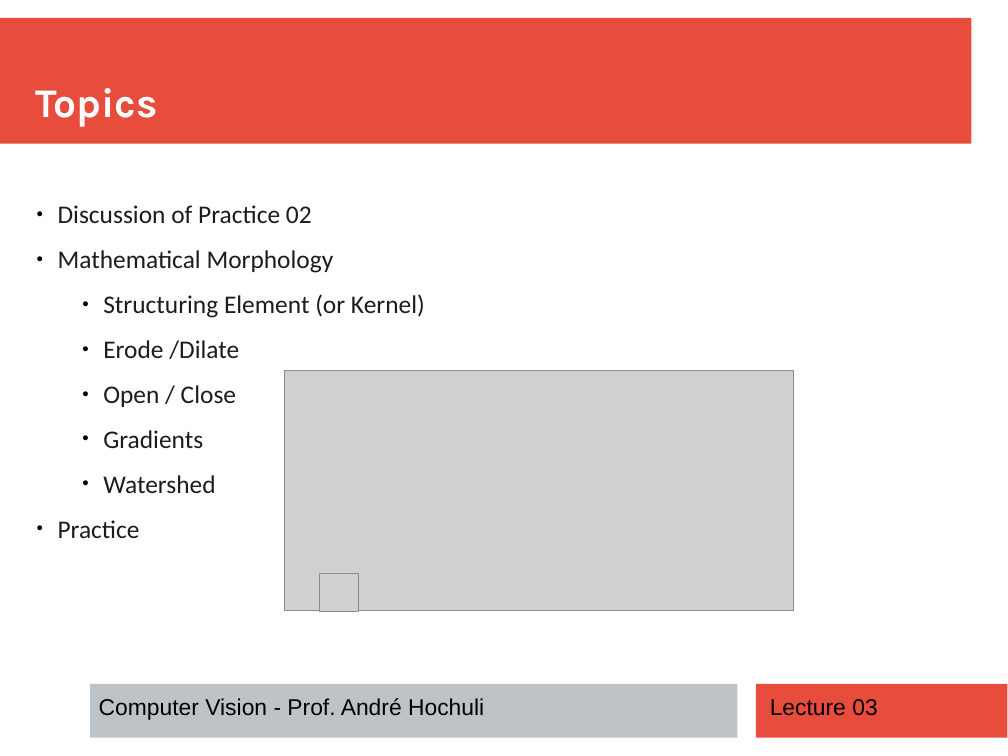
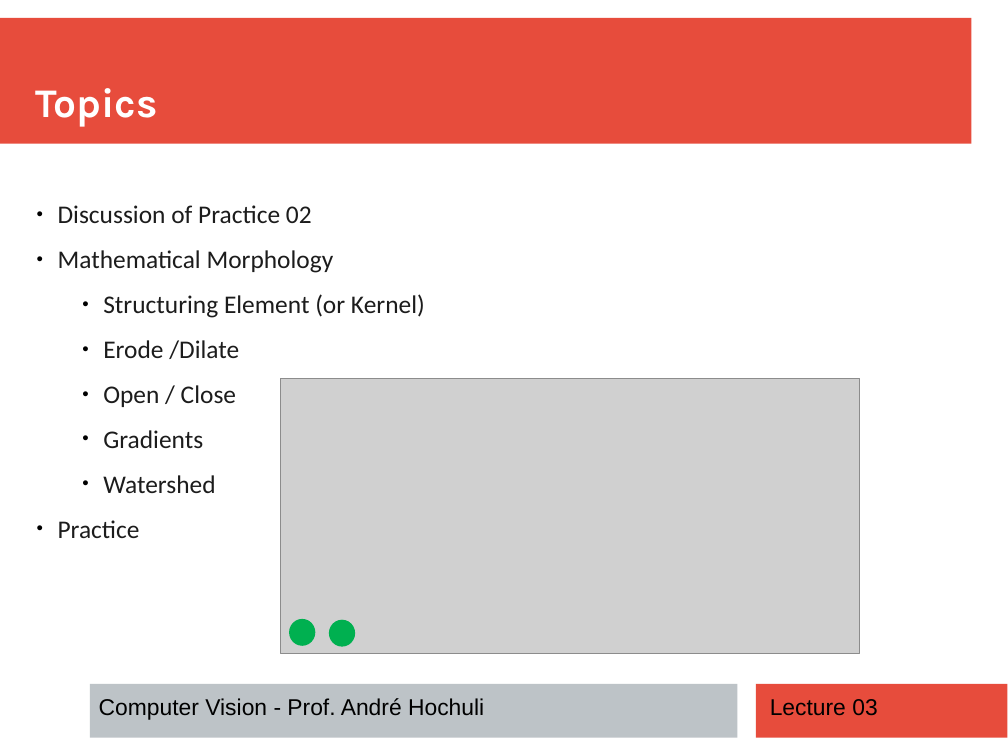
Before and after one commit to andrehochuli/teaching, a slide deck: slide 2 of ComputerVision/Lecture 03 - Morphology/Lecture 03 - Morphology.pptx. Drawn at 1008x756 pixels with LibreOffice and Linux fonts; fonts in the diff are those of the drawing; grey boxes stand for pictures. Boxes give left, top, right and bottom in pixels: in the first picture for what was removed or moved away, otherwise in the second. Text is boxed around its words. In the diff, an @@ line names an element or a change of style, - is before the commit and + after.

```diff
--- a/ComputerVision/Lecture 03 - Morphology/Lecture 03 - Morphology.pptx
+++ b/ComputerVision/Lecture 03 - Morphology/Lecture 03 - Morphology.pptx
@@ picture: place and size @@
-picture at [284, 370, 794, 611]
+picture at [281, 378, 860, 654]
@@ picture removed at [319, 574, 359, 612] @@
@@ ellipse added at [291, 620, 315, 645], fill #00B050, outline #00B050 2 pt @@
@@ ellipse added at [330, 621, 354, 646], fill #00B050, outline #00B050 2 pt @@
```
Also in this commit, not shown: 10 other files.
